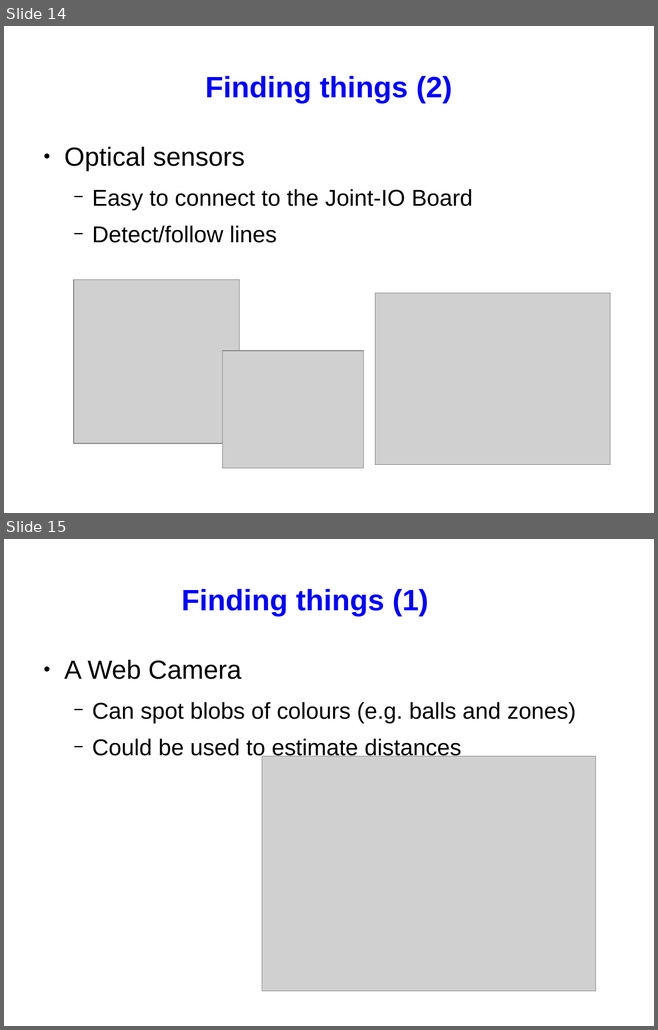
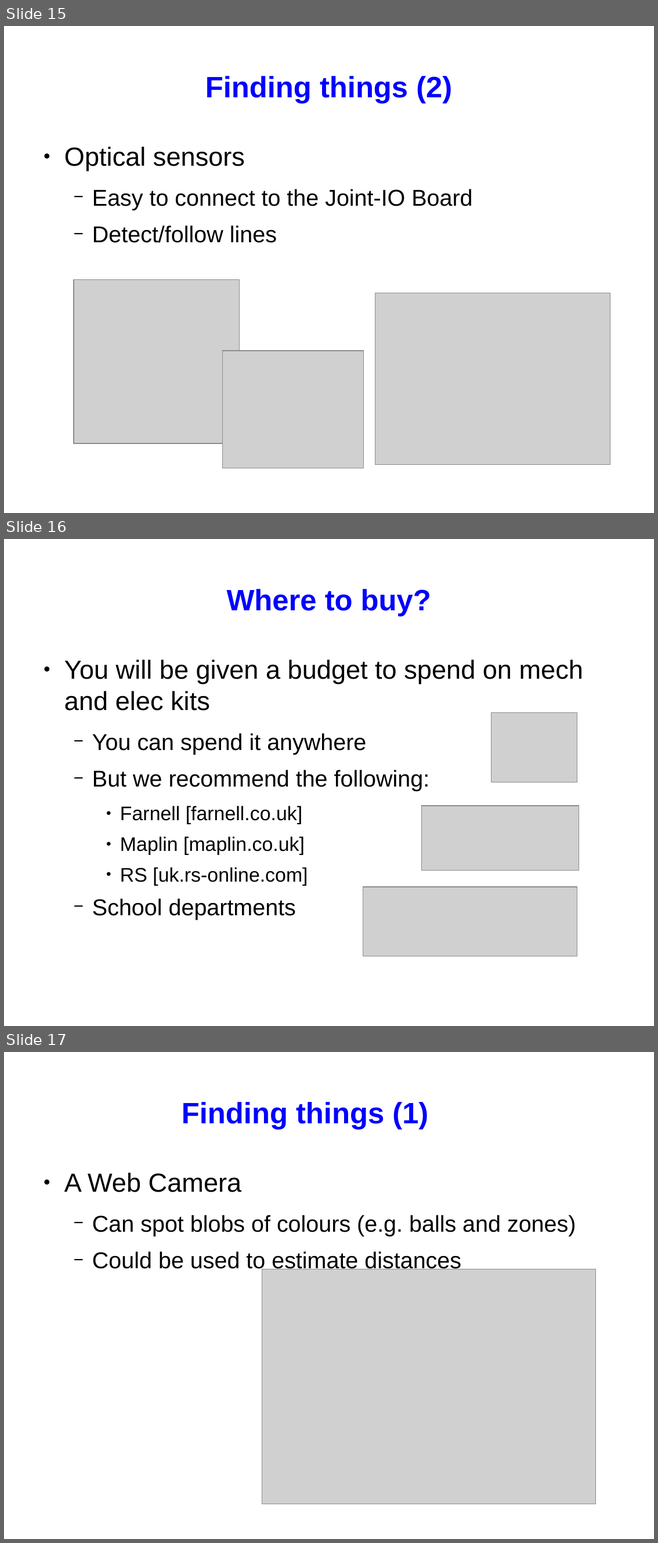
Before and after one commit to srobo/subversion-archive, a slide deck: KickStart/kickstart-08/presentations/kickstart-elec-presentation.odp. Shown one above the other, each under a label of ours: slides 14 and 15 before the commit, slides 15, 16 and 17 after it. The pictures are 658x1030 and 658x1543 pixels, drawn with LibreOffice and Linux fonts; fonts in the diff are those of the drawing; grey boxes stand for pictures. Boxes give left, top, right and bottom in pixels: in the first picture for what was removed or moved away, otherwise in the second. Text is boxed around its words. In the diff, an @@ line names an element or a change of style, - is before the commit and + after.

Commit message:
made some of rob and jeffs recommendations

```diff
--- a/KickStart/kickstart-08/presentations/kickstart-elec-presentation.odp
+++ b/KickStart/kickstart-08/presentations/kickstart-elec-presentation.odp
@@ slide 16 added at (4,539,654,1026), background #FFFFFF @@
@@ title added at (227,589,431,617), 36 pt, text #0000FF, bold @@
+Where to buy?
@@ text added at (64,660,583,920), 28 pt, text #000000 @@
+● You will be given a budget to spend on mech and elec kits
+  − You can spend it anywhere
+  − But we recommend the following:
+    ● Farnell [farnell.co.uk]
+    ● Maplin [maplin.co.uk]
+    ● RS [uk.rs-online.com]
+  − School departments
@@ picture added at (492,713,577,783) @@
@@ picture added at (422,806,579,871) @@
@@ picture added at (363,888,578,957) @@
@@ what was slide 14 is now slide 15 @@
@@ what was slide 15 is now slide 17 @@
```
Also in this commit, not shown: 2 slides changed, 2 other slides added, 1 slide removed.
